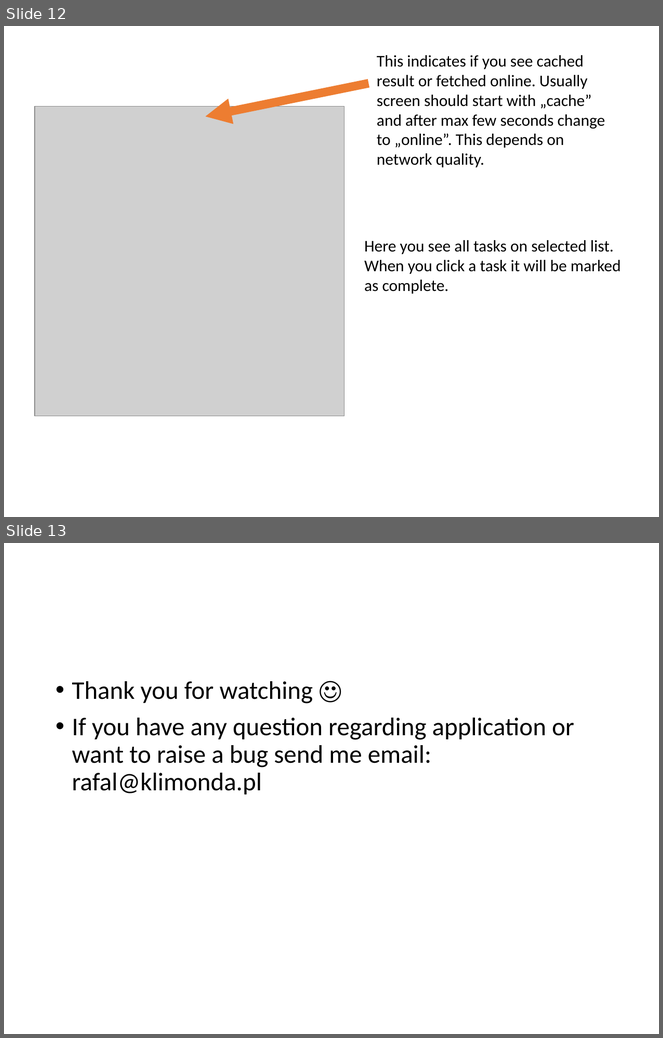
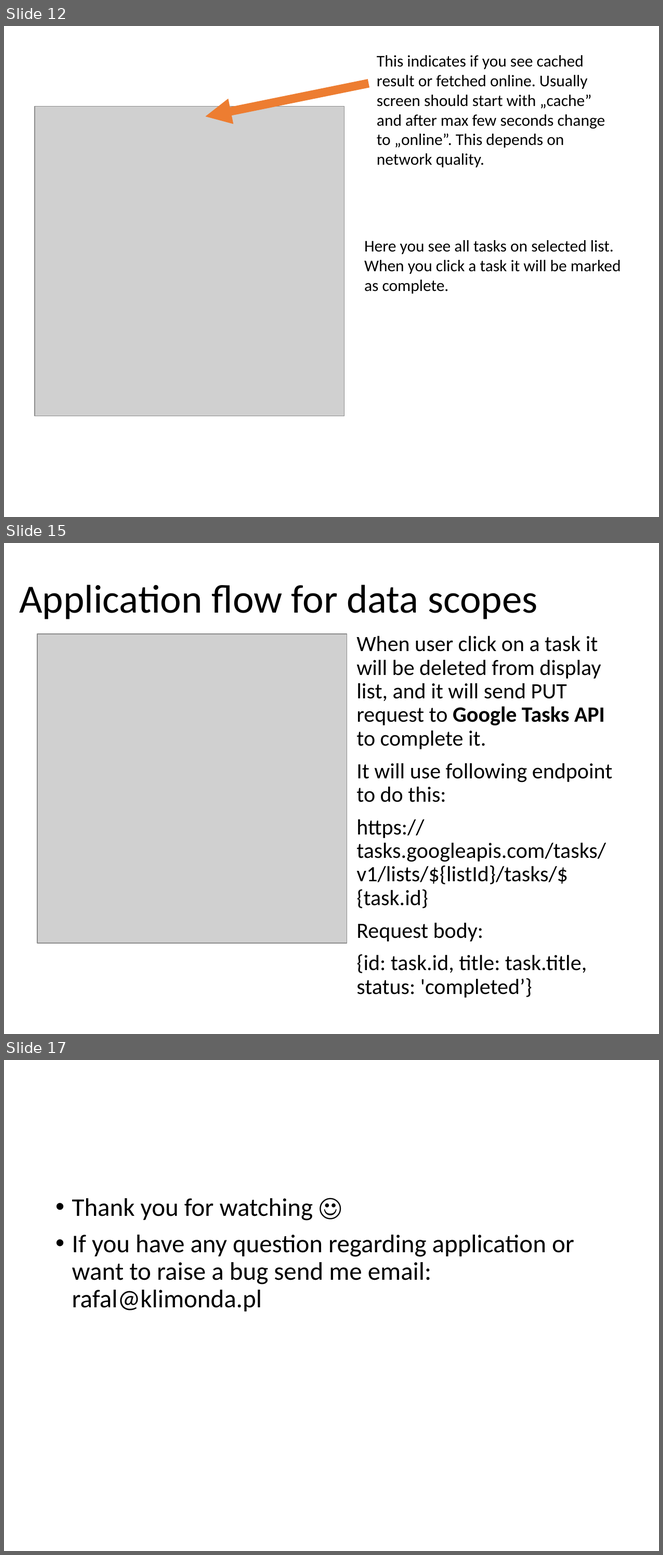
Before and after one commit to maniekes/zeppos-google-tasks, a slide deck: googleTasks.pptx. Shown one above the other, each under a label of ours: slides 12 and 13 before the commit, slides 12, 15 and 17 after it; the slides between them are not shown. The pictures are 663x1038 and 663x1555 pixels, drawn with LibreOffice and Linux fonts; fonts in the diff are those of the drawing; grey boxes stand for pictures. Boxes give left, top, right and bottom in pixels: in the first picture for what was removed or moved away, otherwise in the second. Text is boxed around its words. In the diff, an @@ line names an element or a change of style, - is before the commit and + after.

```diff
--- a/googleTasks.pptx
+++ b/googleTasks.pptx
@@ slide 15 added at [4,543,659,1034], background #FFFFFF @@
@@ title added at [19,585,538,619], 44 pt, text #000000 @@
+Application flow for data scopes
@@ picture added at [37,634,347,943] @@
@@ text added at [357,636,613,998], 24 pt, text #000000 @@
+When user click on a task it will be deleted from display list, and it will send PUT request to Google Tasks API to complete it.
+It will use following endpoint to do this:
+https://tasks.googleapis.com/tasks/v1/lists/${listId}/tasks/${task.id}
+Request body:
+{id: task.id, title: task.title, status: 'completed’}
@@ what was slide 13 is now slide 17 @@
```
Also in this commit, not shown: 4 slides changed, 3 other slides added, 3 other files.
